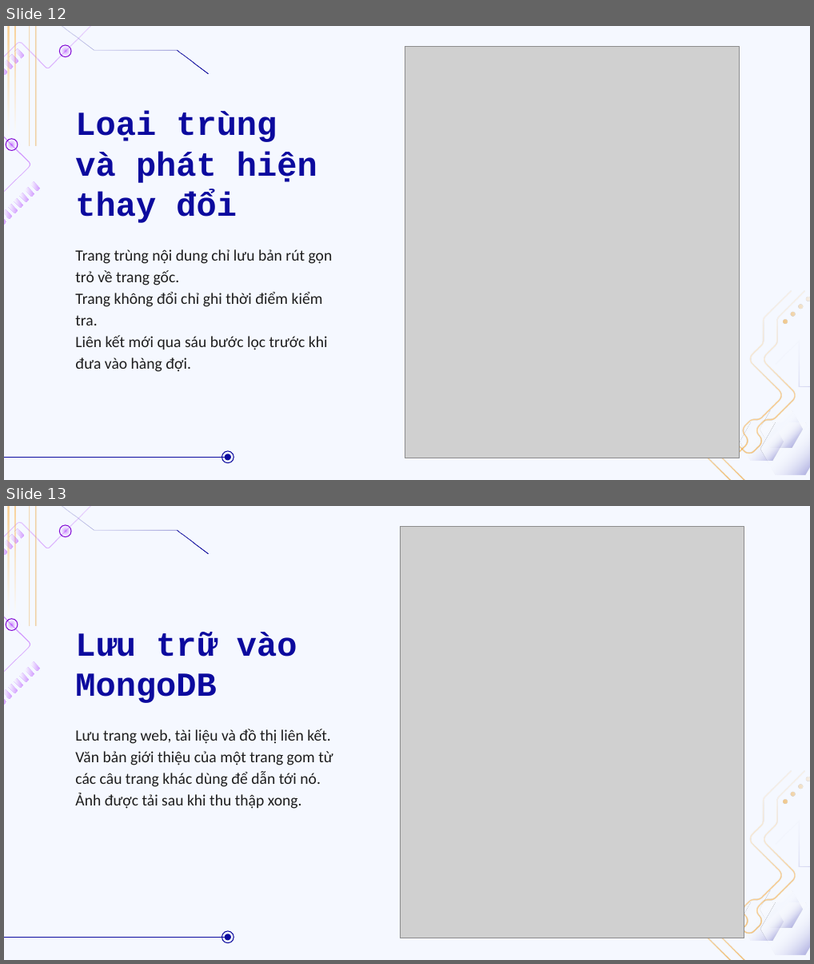
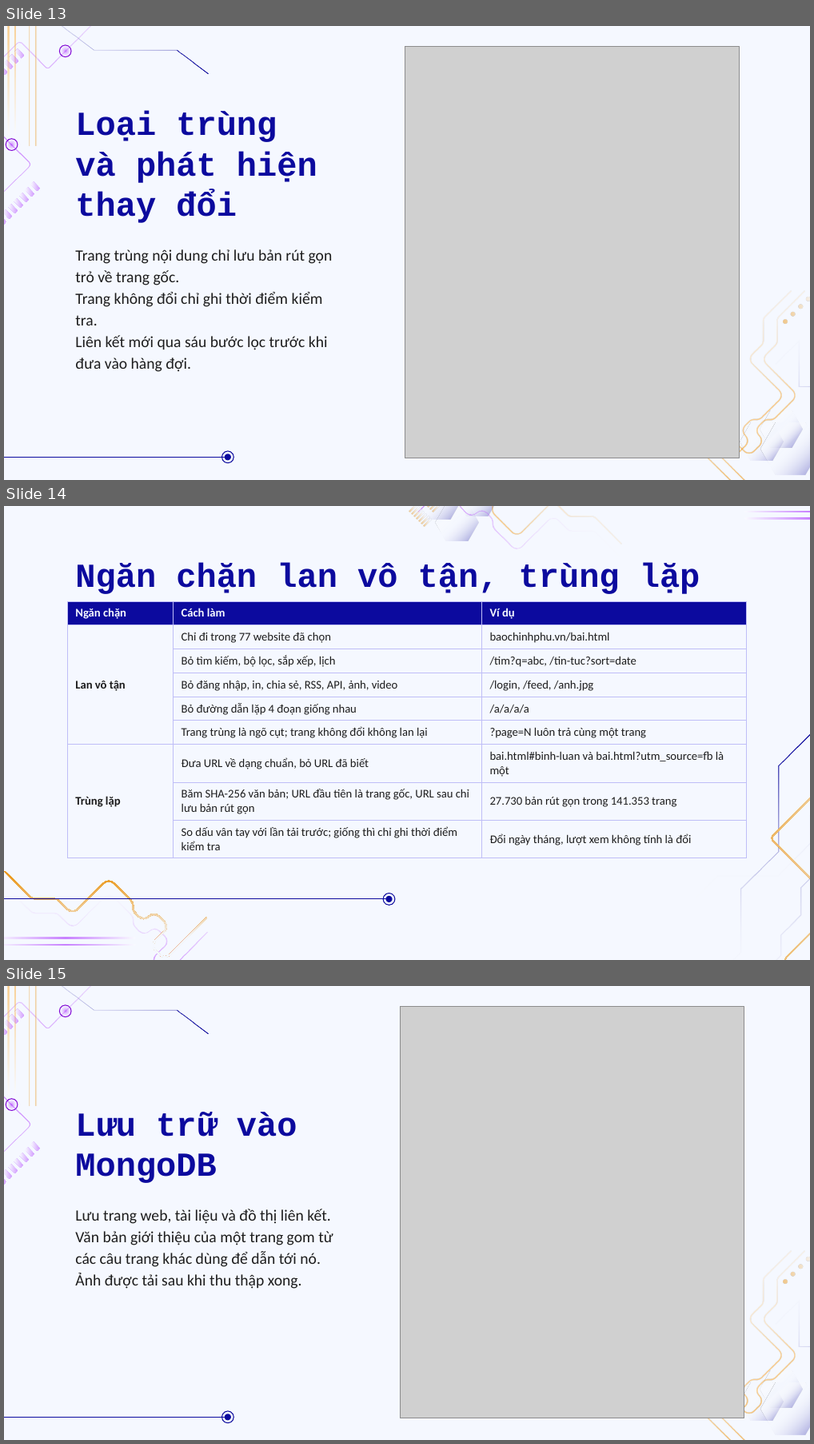
Before and after one commit to doanan293/WebCorpusPipeline, a slide deck: docs/presentation/BAT-thu-thap-boc-tach-tim-kiem.pptx. Shown one above the other, each under a label of ours: slides 12 and 13 before the commit, slides 13, 14 and 15 after it. The pictures are 814x964 and 814x1444 pixels, drawn with LibreOffice and Linux fonts; fonts in the diff are those of the drawing; grey boxes stand for pictures; background and template pictures are left out. Boxes give left, top, right and bottom in pixels: in the first picture for what was removed or moved away, otherwise in the second. Text is boxed around its words. In the diff, an @@ line names an element or a change of style, - is before the commit and + after.

```diff
--- a/docs/presentation/BAT-thu-thap-boc-tach-tim-kiem.pptx
+++ b/docs/presentation/BAT-thu-thap-boc-tach-tim-kiem.pptx
@@ slide 14 added at [4, 506, 810, 960], background #F5F8FF @@
@@ group added at [410, 506, 810, 558]: 17 freeform shapes @@
@@ title added at [75, 562, 701, 594], 30 pt, text #0C0A9E, bold @@
+Ngăn chặn lan vô tận, trùng lặp
@@ table added at [68, 601, 747, 857], 9 rows, 3 columns @@
+Ngăn chặn | Cách làm | Ví dụ
+Lan vô tận | Chỉ đi trong 77 website đã chọn | baochinhphu.vn/bai.html
+ | Bỏ tìm kiếm, bộ lọc, sắp xếp, lịch | /tim?q=abc, /tin-tuc?sort=date
+ | Bỏ đăng nhập, in, chia sẻ, RSS, API, ảnh, video | /login, /feed, /anh.jpg
+ | Bỏ đường dẫn lặp 4 đoạn giống nhau | /a/a/a/a
+ | Trang trùng là ngõ cụt; trang không đổi không lan lại | ?page=N luôn trả cùng một trang
+Trùng lặp | Đưa URL về dạng chuẩn, bỏ URL đã biết | bai.html#binh-luan và bai.html?utm_source=fb là một
+ | Băm SHA-256 văn bản; URL đầu tiên là trang gốc, URL sau chỉ lưu bản rút gọn | 27.730 bản rút gọn trong 141.353 trang
+ | So dấu vân tay với lần tải trước; giống thì chỉ ghi thời điểm kiểm tra | Đổi ngày tháng, lượt xem không tính là đổi
@@ group added at [611, 628, 810, 960]: 4 freeform shapes @@
@@ group added at [4, 870, 395, 960]: 2 freeform shapes, 2 ellipses, 1 line @@
@@ freeform shape added at [4, 937, 136, 938], fill gradient #9900FF to #FFFFFF @@
@@ freeform shape added at [4, 944, 136, 945], fill gradient #9900FF to #FFFFFF @@
@@ what was slide 12 is now slide 13 @@
@@ what was slide 13 is now slide 15 @@
```
Also in this commit, not shown: 5 slides changed, 2 other slides added, 1 slide removed, 3 other files.
